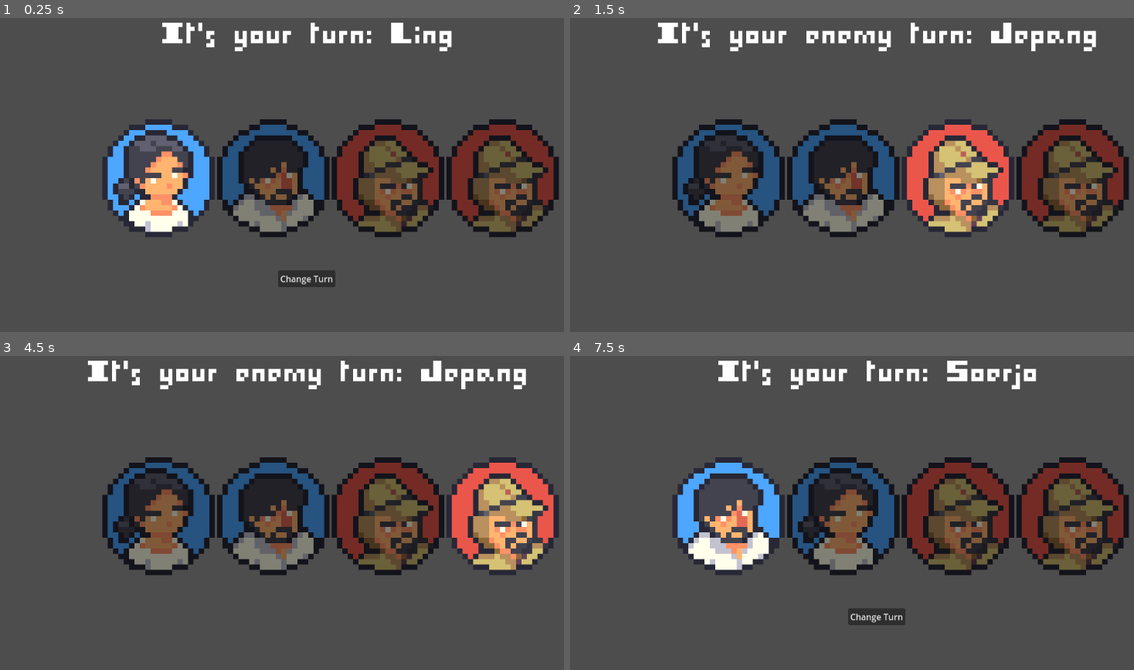
Above: before the commit, frames 1-4 (two rows, left to right).
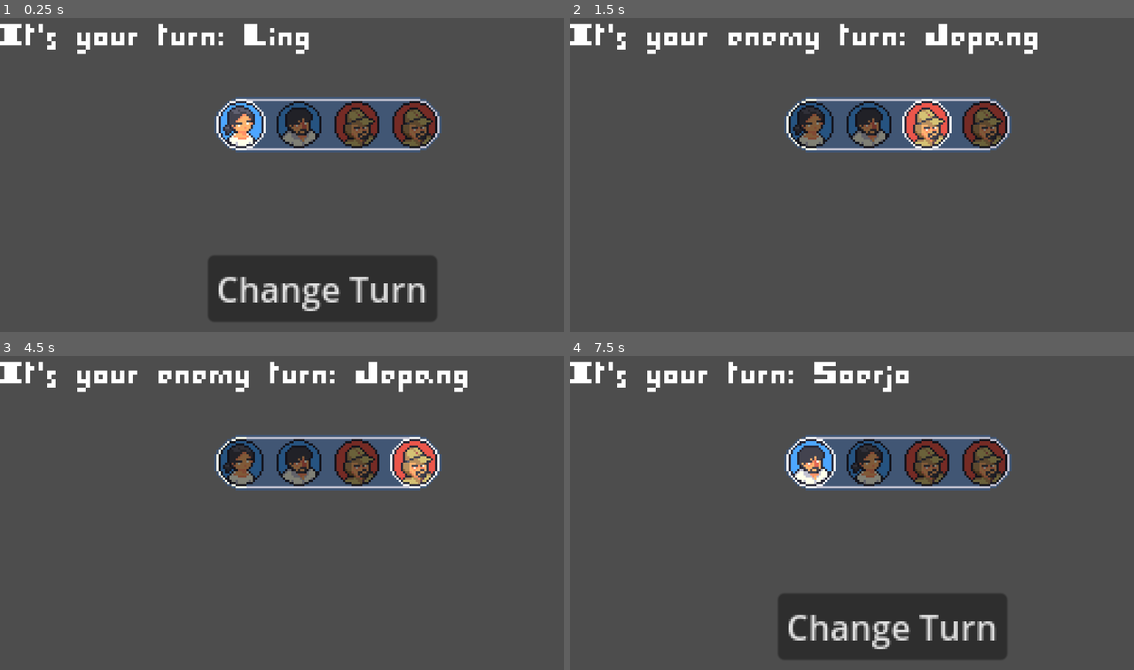
Above: after the commit, the same moments.

Repository: edenbayu/PerangSurabaya
Game: Godot game, scene res://Scene/TurnManager.tscn
The game is run twice, just before and just after one commit, with the same random seed, the same clock (stepped at 60 frames per second) and the same inputs.
Inputs (mouse positions are in pixels of both pictures, inside the frame that each line leads up to):
- Up to frame 1 (0.25 s): no input
- Up to frame 2 (1.5 s): click "Change Turn" at 0.5 s; click "Change Turn" at 1.25 s
- Up to frame 3 (4.5 s): tap Enter at 2, 3.5 s; move the mouse to (445, 506) at 2.02 s; press the mouse at (445, 506) at 2.03 s; tap Space at 2.75, 4.25 s; move the mouse to (186, 541) at 2.77 s; release the mouse at (186, 541) at 2.78 s; click (186, 541) at 2.85 s; move the mouse to (372, 447) at 3.52 s; press the mouse at (372, 447) at 3.53 s; move the mouse to (276, 591) at 4.27 s; release the mouse at (276, 591) at 4.28 s; click (276, 591) at 4.35 s
- Up to frame 4 (7.5 s): tap Enter at 5 s; move the mouse to (1066, 575) at 5.02 s; press the mouse at (1066, 575) at 5.03 s; tap Space at 5.75 s; move the mouse to (694, 469) at 5.77 s; release the mouse at (694, 469) at 5.78 s; click (694, 469) at 5.85 s; move the mouse to (908, 522) at 6.52 s; press the mouse at (908, 522) at 6.53 s; move the mouse to (784, 434) at 7.27 s; release the mouse at (784, 434) at 7.28 s; click (784, 434) at 7.35 s

The runs differ from the first frame. In frame 1, 37% of the frame differs, in the area x 0-100%, y 1-97%; in frame 2, 30%; in frame 3, 30%; in frame 4, 36%.

Commit message:
Added style into the TurnBasedManager

Diff:
--- a/TurnBased_Mechanism/Coba_Dialogue/CobaDialog.tscn
+++ b/TurnBased_Mechanism/Coba_Dialogue/CobaDialog.tscn
@@ -21,6 +21,7 @@
 offset_top = 362.0
 offset_right = 164.0
 offset_bottom = 402.0
+texture = ExtResource("7_qhrj8")
 
 [node name="MarginContainer" type="MarginContainer" parent="Control"]
 layout_mode = 0
@@ -40,6 +41,7 @@
 layout_mode = 0
 offset_right = 718.0
 offset_bottom = 40.0
+text = "Soerjo"
 
 [node name="TextBox" type="RichTextLabel" parent="Control/MarginContainer/DialogueBox"]
 layout_mode = 0
@@ -47,5 +49,6 @@
 offset_top = 173.0
 offset_right = 897.0
 offset_bottom = 213.0
+text = "Selamat Pagi"
 
 [node name="AnimationPlayer" type="AnimationPlayer" parent="."]
--- a/TurnBased_Mechanism/Resources/Enemy1.tres
+++ b/TurnBased_Mechanism/Resources/Enemy1.tres
@@ -1,7 +1,8 @@
-[gd_resource type="Resource" script_class="UnitData" load_steps=4 format=3 uid="uid://d1foxw3bau6mi"]
+[gd_resource type="Resource" script_class="UnitData" load_steps=5 format=3 uid="uid://d1foxw3bau6mi"]
 
-[ext_resource type="Texture2D" uid="uid://dbp6u0bwjdhgm" path="res://Sprite/Jepang_icon.png" id="1_7hep2"]
+[ext_resource type="Texture2D" uid="uid://dj8d0inp7fgmx" path="res://Sprite/Sprite_resized/active_icon_jepang.png" id="1_lfpy2"]
 [ext_resource type="Script" path="res://Scripts/UnitData.gd" id="2_j24c4"]
+[ext_resource type="Texture2D" uid="uid://rl0vwm3tdq4o" path="res://Sprite/Sprite_resized/nonactive_icon_jepang.png" id="2_o52ln"]
 [ext_resource type="Texture2D" uid="uid://dqnw6tvubn8rc" path="res://Sprite/jepang.png" id="3_3cucj"]
 
 [resource]
@@ -10,4 +11,5 @@
 move_speed = 2.0
 unit_role = "enemy"
 skin = ExtResource("3_3cucj")
-icon = ExtResource("1_7hep2")
+icon = ExtResource("1_lfpy2")
+inactive_icon = ExtResource("2_o52ln")
--- a/TurnBased_Mechanism/Resources/Player1.tres
+++ b/TurnBased_Mechanism/Resources/Player1.tres
@@ -1,7 +1,8 @@
-[gd_resource type="Resource" script_class="UnitData" load_steps=4 format=3 uid="uid://db1um0mbe4pe6"]
+[gd_resource type="Resource" script_class="UnitData" load_steps=5 format=3 uid="uid://db1um0mbe4pe6"]
 
-[ext_resource type="Texture2D" uid="uid://com5q6tgkrx3n" path="res://Sprite/Soerjo_icon.png" id="1_70u61"]
+[ext_resource type="Texture2D" uid="uid://bnffhuk63ma3" path="res://Sprite/Sprite_resized/active_icon_soerjo.png" id="1_tkbtm"]
 [ext_resource type="Script" path="res://Scripts/UnitData.gd" id="2_1c3hy"]
+[ext_resource type="Texture2D" uid="uid://drwg7jhn4yo3n" path="res://Sprite/Sprite_resized/nonactive_icon_soerjo.png" id="2_xkj1b"]
 [ext_resource type="Texture2D" uid="uid://c2t48n5g18cp" path="res://Sprite/anton.png" id="3_lwvp0"]
 
 [resource]
@@ -10,4 +11,5 @@
 move_speed = 3.0
 unit_role = "ally"
 skin = ExtResource("3_lwvp0")
-icon = ExtResource("1_70u61")
+icon = ExtResource("1_tkbtm")
+inactive_icon = ExtResource("2_xkj1b")
--- a/TurnBased_Mechanism/Resources/Player2.tres
+++ b/TurnBased_Mechanism/Resources/Player2.tres
@@ -1,6 +1,7 @@
-[gd_resource type="Resource" script_class="UnitData" load_steps=4 format=3 uid="uid://cccgx0o30etx7"]
+[gd_resource type="Resource" script_class="UnitData" load_steps=5 format=3 uid="uid://cccgx0o30etx7"]
 
-[ext_resource type="Texture2D" uid="uid://d1gpeqo2m0cdn" path="res://Sprite/Ling_icon.png" id="1_pgeow"]
+[ext_resource type="Texture2D" uid="uid://cc82xehta6bsl" path="res://Sprite/Sprite_resized/active_icon_ling.png" id="1_wv44h"]
+[ext_resource type="Texture2D" uid="uid://p4wyay1hs0xd" path="res://Sprite/Sprite_resized/nonactive_icon_ling.png" id="2_6xb8t"]
 [ext_resource type="Script" path="res://Scripts/UnitData.gd" id="2_kbery"]
 [ext_resource type="Texture2D" uid="uid://brwm0tc70a3yb" path="res://Sprite/Ling.png" id="3_36cnb"]
 
@@ -10,4 +11,5 @@
 move_speed = 7.0
 unit_role = "ally"
 skin = ExtResource("3_36cnb")
-icon = ExtResource("1_pgeow")
+icon = ExtResource("1_wv44h")
+inactive_icon = ExtResource("2_6xb8t")
--- a/TurnBased_Mechanism/Scene/TurnManager.tscn
+++ b/TurnBased_Mechanism/Scene/TurnManager.tscn
@@ -6,6 +6,7 @@
 [ext_resource type="Resource" uid="uid://cccgx0o30etx7" path="res://Resources/Player2.tres" id="4_xwx41"]
 [ext_resource type="Resource" uid="uid://d1foxw3bau6mi" path="res://Resources/Enemy1.tres" id="5_4i2br"]
 [ext_resource type="FontFile" uid="uid://c583mm1xbwni5" path="res://I-pixel-u.ttf" id="6_bg42s"]
+[ext_resource type="Texture2D" uid="uid://bxnnfxmev2j10" path="res://Sprite/Sprite_resized/TurnBar.png" id="7_l5jg7"]
 
 [node name="TurnManager" type="Node2D"]
 script = ExtResource("1_c5kf1")
@@ -33,15 +34,17 @@
 [node name="Control" type="Control" parent="."]
 layout_mode = 3
 anchors_preset = 0
-offset_right = 1153.0
-offset_bottom = 647.0
+offset_left = -159.0
+offset_top = 32.0
+offset_right = 994.0
+offset_bottom = 679.0
 
 [node name="Button" type="Button" parent="Control"]
 layout_mode = 0
-offset_left = 519.0
-offset_top = 484.0
-offset_right = 626.0
-offset_bottom = 515.0
+offset_left = 256.0
+offset_top = 82.0
+offset_right = 363.0
+offset_bottom = 113.0
 text = "Change Turn"
 icon_alignment = 1
 
@@ -50,21 +53,37 @@
 anchors_preset = 5
 anchor_left = 0.5
 anchor_right = 0.5
-offset_left = -20.0
-offset_right = 20.0
-offset_bottom = 23.0
+offset_left = -417.5
+offset_top = -32.0
+offset_right = -129.5
+offset_bottom = -12.0
 grow_horizontal = 2
 theme_override_fonts/font = ExtResource("6_bg42s")
-theme_override_font_sizes/font_size = 60
 
-[node name="HBoxContainer" type="HBoxContainer" parent="Control"]
+[node name="TurnContainer" type="TextureRect" parent="Control"]
+layout_mode = 2
+offset_left = 259.0
+offset_top = 8.0
+offset_right = 365.0
+offset_bottom = 34.0
+texture = ExtResource("7_l5jg7")
+expand_mode = 3
+stretch_mode = 5
+
+[node name="HBoxContainer" type="HBoxContainer" parent="Control/TurnContainer"]
+texture_filter = 1
+clip_contents = true
 layout_mode = 0
-offset_left = 191.0
-offset_top = 202.0
-offset_right = 231.0
-offset_bottom = 242.0
+offset_left = 1.0
+offset_top = 1.0
+offset_right = 24.0
+offset_bottom = 25.0
 
 [node name="Timer" type="Timer" parent="."]
+
+[node name="Camera2D" type="Camera2D" parent="."]
+position = Vector2(144, 81)
+zoom = Vector2(4, 4)
 
 [connection signal="ally_turn_started" from="." to="." method="_on_ally_turn_started"]
 [connection signal="enemy_turn_started" from="." to="." method="_on_enemy_turn_started"]
--- a/TurnBased_Mechanism/Scene/Unit.tscn
+++ b/TurnBased_Mechanism/Scene/Unit.tscn
@@ -11,3 +11,4 @@
 shape = SubResource("RectangleShape2D_ax21q")
 
 [node name="Sprite2D" type="Sprite2D" parent="."]
+modulate = Color(0.5, 0.5, 0.5, 1)
--- a/TurnBased_Mechanism/Scripts/TurnManager.gd
+++ b/TurnBased_Mechanism/Scripts/TurnManager.gd
@@ -2,7 +2,7 @@
 
 #var turnManager = TurnManager.new()
 @onready var UI_CONTROLLER = $Control/Button
-@onready var ui_container = $Control/HBoxContainer
+@onready var ui_container = $Control/TurnContainer/HBoxContainer
 @onready var label = $Control/Label
 @onready var timer = $Timer
 @onready var player = $Player
@@ -29,8 +29,8 @@
 
 func set_turn():
 	var unit_status = _units[turn_index].unit_role
-	_units[turn_index].is_active = true
-	_icons[turn_index].is_active = true
+	_active_icon()
+	print("Active icon: ", _icons[turn_index])
 	if unit_status == "ally":
 		emit_signal("ally_turn_started", _units[turn_index])
 	elif unit_status == "enemy":
@@ -61,9 +61,10 @@
 		var unit_texture = TurnBasedIcon.new()
 		ui_container.add_child(unit_texture)
 		_icons.append(unit_texture)
-		unit_texture.texture = unit.icon
+		unit_texture.texture = unit.inactive_icon
 	_icons[turn_index].is_active = true
 	print(_units)
+	_active_icon()
 
 func _reinitialize_icon() -> void:
 	for child in ui_container.get_children():
@@ -101,6 +102,7 @@
 	_end_turn()
 
 func _end_turn()-> void:
+	active_icon.texture = _active_unit.inactive_icon
 	_units[turn_index].is_active = false
 	_icons[turn_index].is_active = false
 	turn_index = (turn_index + 1) % _units.size()
@@ -110,3 +112,11 @@
 		_reinitialize()
 		print("new_cycle")
 	set_turn()
+
+func _active_icon() -> void:
+	_active_unit = _units[turn_index]
+	_active_unit.is_active = true
+	active_icon = _icons[turn_index]
+	active_icon.is_active = true
+	if active_icon:
+		active_icon.texture = _active_unit.icon
--- a/TurnBased_Mechanism/Scripts/UnitData.gd
+++ b/TurnBased_Mechanism/Scripts/UnitData.gd
@@ -6,3 +6,4 @@
 @export var unit_role: String
 @export var skin: Texture2D
 @export var icon: Texture2D
+@export var inactive_icon: Texture2D
--- a/TurnBased_Mechanism/Unit.gd
+++ b/TurnBased_Mechanism/Unit.gd
@@ -35,6 +35,10 @@
 	set(value):
 		icon = value
 
+var inactive_icon: Texture2D:
+	set(value):
+		inactive_icon = value
+
 func _ready():
 	is_active = false
 	nama = player_data.nama
@@ -42,3 +46,4 @@
 	unit_role = player_data.unit_role
 	_sprite.texture = player_data.skin
 	icon = player_data.icon
+	inactive_icon = player_data.inactive_icon
--- a/TurnBased_Mechanism/project.godot
+++ b/TurnBased_Mechanism/project.godot
@@ -30,4 +30,5 @@
 
 [rendering]
 
+textures/canvas_textures/default_texture_filter=0
 renderer/rendering_method="mobile"
Not shown: 1 places in TurnBased_Mechanism/Scene/TurnManager.tscn that only renumber resources
Binary file added: TurnBased_Mechanism/Sprite/Sprite_resized/TurnBar.png
Not shown, added: TurnBased_Mechanism/Sprite/Sprite_resized/TurnBar.png.import
Binary file added: TurnBased_Mechanism/Sprite/Sprite_resized/active_icon_jepang.png
Not shown, added: TurnBased_Mechanism/Sprite/Sprite_resized/active_icon_jepang.png.import
Binary file added: TurnBased_Mechanism/Sprite/Sprite_resized/active_icon_ling.png
Not shown, added: TurnBased_Mechanism/Sprite/Sprite_resized/active_icon_ling.png.import
Binary file added: TurnBased_Mechanism/Sprite/Sprite_resized/active_icon_soerjo.png
Not shown, added: TurnBased_Mechanism/Sprite/Sprite_resized/active_icon_soerjo.png.import
Binary file added: TurnBased_Mechanism/Sprite/Sprite_resized/nonactive_icon_jepang.png
Not shown, added: TurnBased_Mechanism/Sprite/Sprite_resized/nonactive_icon_jepang.png.import
Binary file added: TurnBased_Mechanism/Sprite/Sprite_resized/nonactive_icon_ling.png
(and 5 more such lines)
